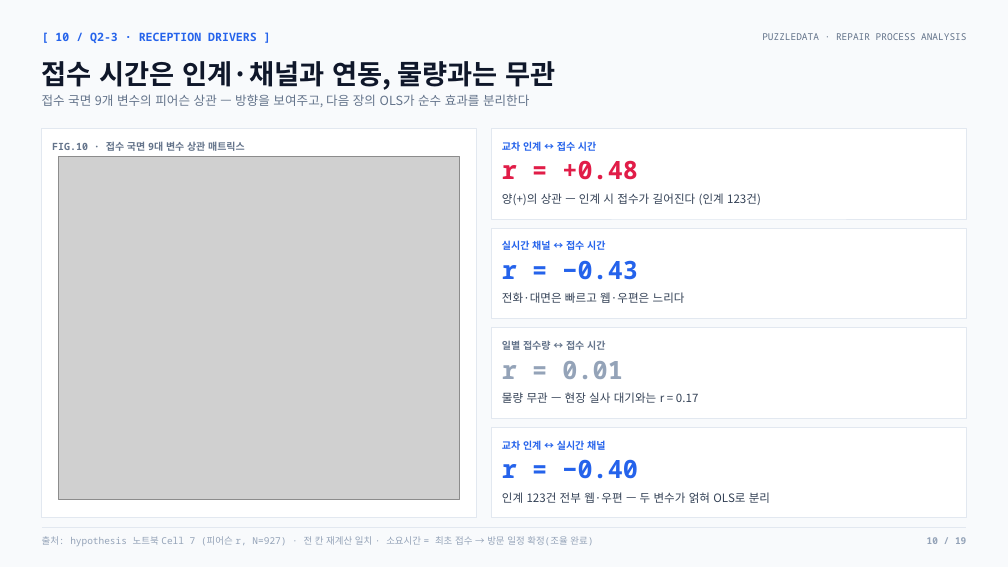
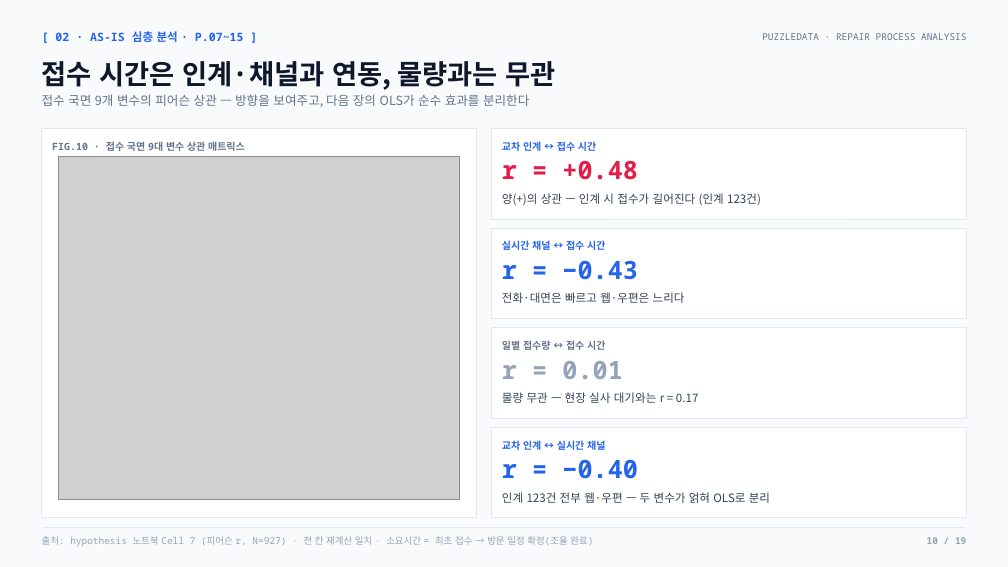
Before and after one commit to nus1245/puzzle_data, a slide deck: slide 10 of outputs/pptx/puzzledata_repair_report.pptx. Drawn at 1008x567 pixels with LibreOffice and Linux fonts; fonts in the diff are those of the drawing; grey boxes stand for pictures. Boxes give left, top, right and bottom in pixels: in the first picture for what was removed or moved away, otherwise in the second. Text is boxed around its words. In the diff, an @@ line names an element or a change of style, - is before the commit and + after.

```diff
--- a/outputs/pptx/puzzledata_repair_report.pptx
+++ b/outputs/pptx/puzzledata_repair_report.pptx
@@ text at box(55, 31, 244, 42): text changed @@
-[ 10 / Q2-3 · RECEPTION DRIVERS ]
+[ 02 · AS-IS 심층 분석 · P.07~15 ]
```
Also in this commit, not shown: 17 other slides changed, 6 other files.
